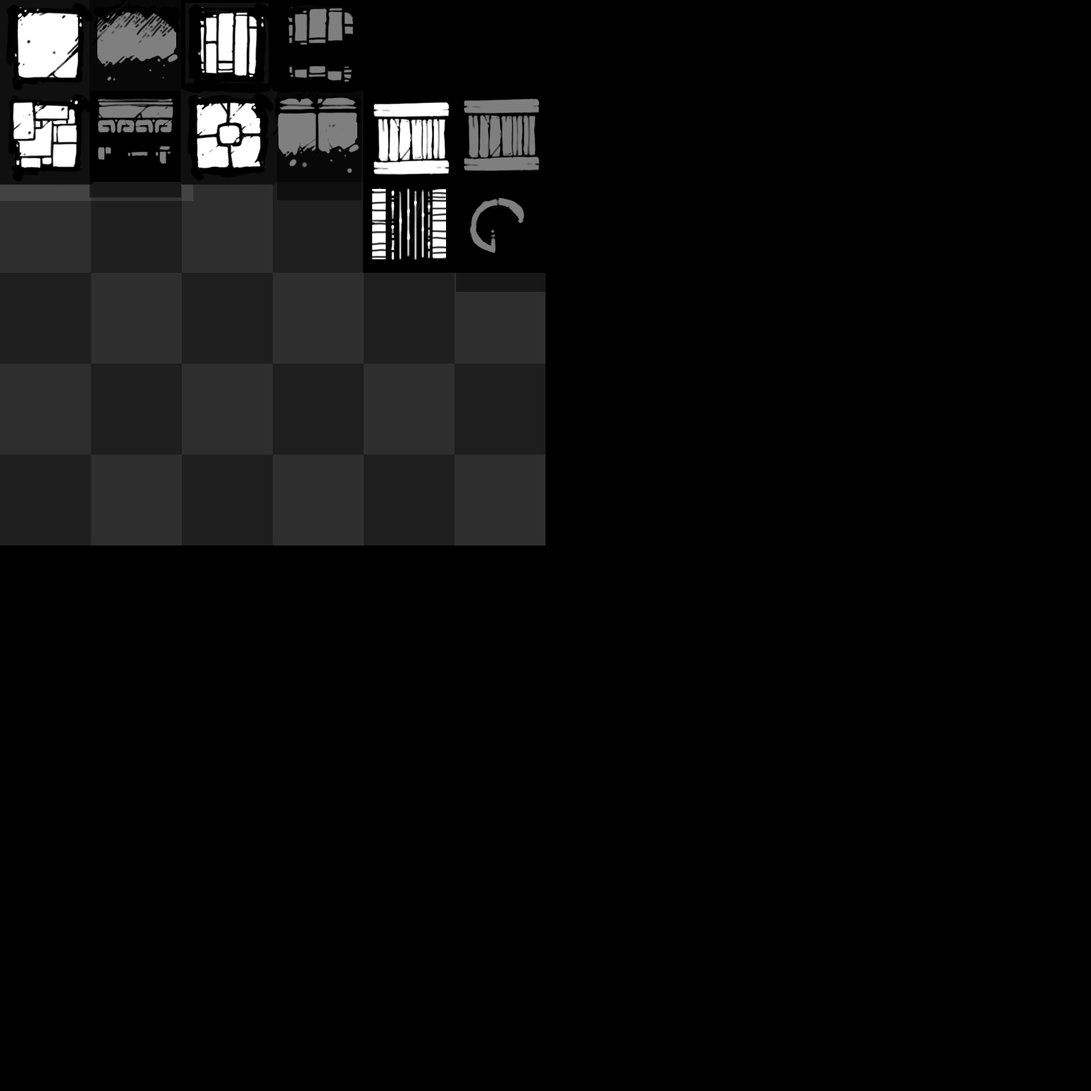
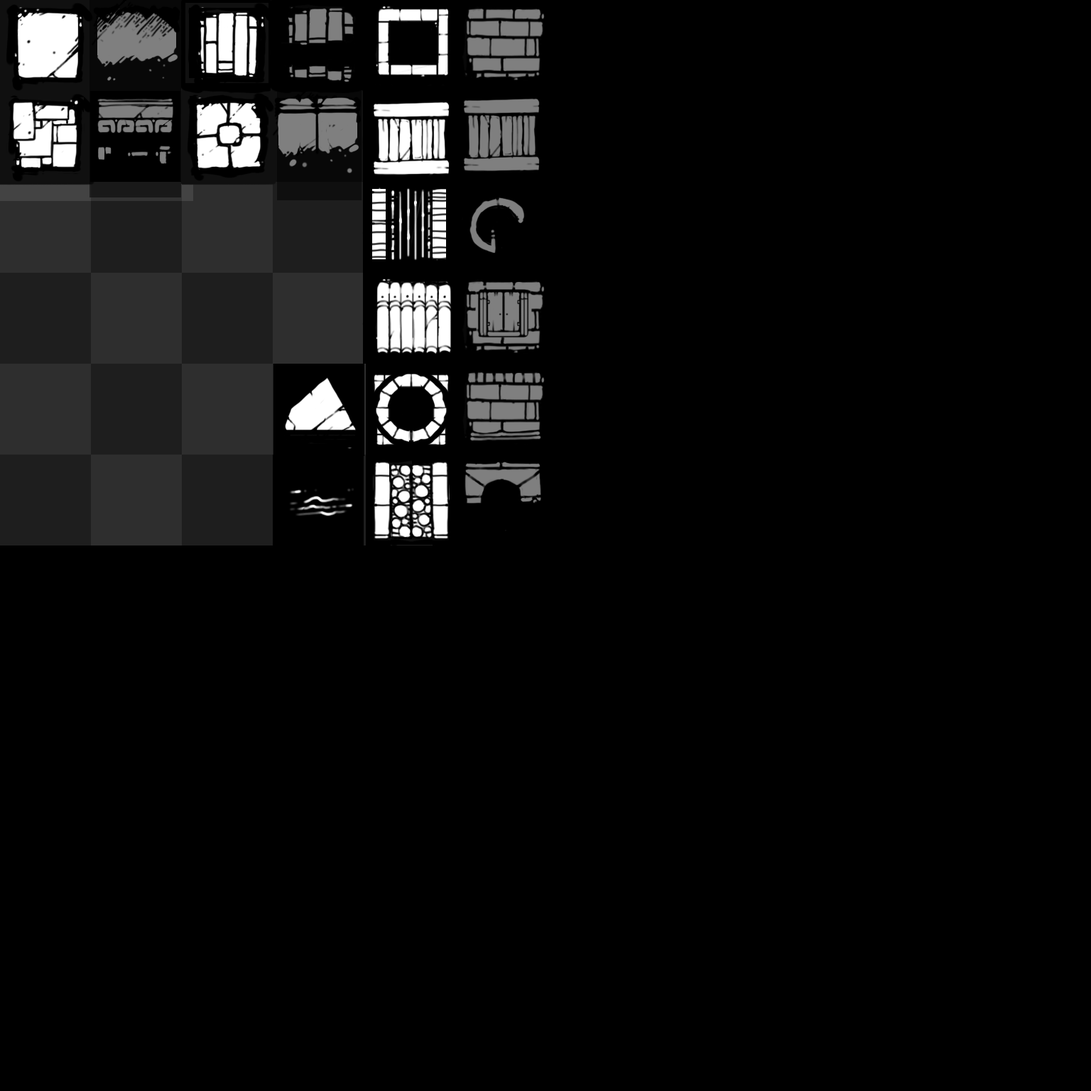
Before/after of a w=1091, h=1091 layered artwork. What changed in the layer stack:
painted on "Shadow" over [456, 7, 546, 546]
added group "Detail1" with 3 layers above "Flat1" over [273, 363, 365, 457]
added layer "Layer 34" in group "Detail1" over [277, 368, 363, 450]
added layer "Layer 35" in group "Detail1" over [281, 371, 359, 450]
added layer "Layer 36" in group "Detail1" over [273, 363, 365, 457]
added group "Flat1" with 2 layers above "Structure6" over [272, 454, 364, 546]
added layer "Layer 32" in group "Flat1" over [288, 487, 355, 517]
added layer "Layer 23" (1st of 5, in "Flat1") in group "Flat1" over [272, 454, 364, 546]
added group "Structure6" with 2 layers above "Structure5" over [365, 454, 546, 546]
added layer "Layer 30" in group "Structure6" over [389, 459, 413, 540]
added layer "Layer 23" (2nd of 5, in "Structure6") in group "Structure6" over [365, 454, 546, 546]
added group "Structure5" with 3 layers above "Structure4" over [353, 356, 546, 463]
added layer "Layer 31" in group "Structure5" over [370, 368, 455, 453]
added layer "Layer 23" (3rd of 5, in "Structure5") in group "Structure5" over [365, 363, 546, 455]
added group "Structure4" with 4 layers above "Structure3" over [362, 272, 546, 364]
added layer "Layer 28" in group "Structure4" over [370, 278, 521, 359]
added layer "Layer 27" in group "Structure4" over [477, 289, 529, 339]
added layer "Layer 26" in group "Structure4" over [464, 282, 538, 344]
added layer "Layer 25 copy" (1st of 2, in "Structure4") in group "Structure4" over [362, 272, 546, 364]
added layer "Layer 25 copy" (2nd of 2, in "Structure3") in group "Structure3" over [462, 7, 546, 81]
added layer "Layer 25" in group "Structure3" over [375, 5, 450, 78]
